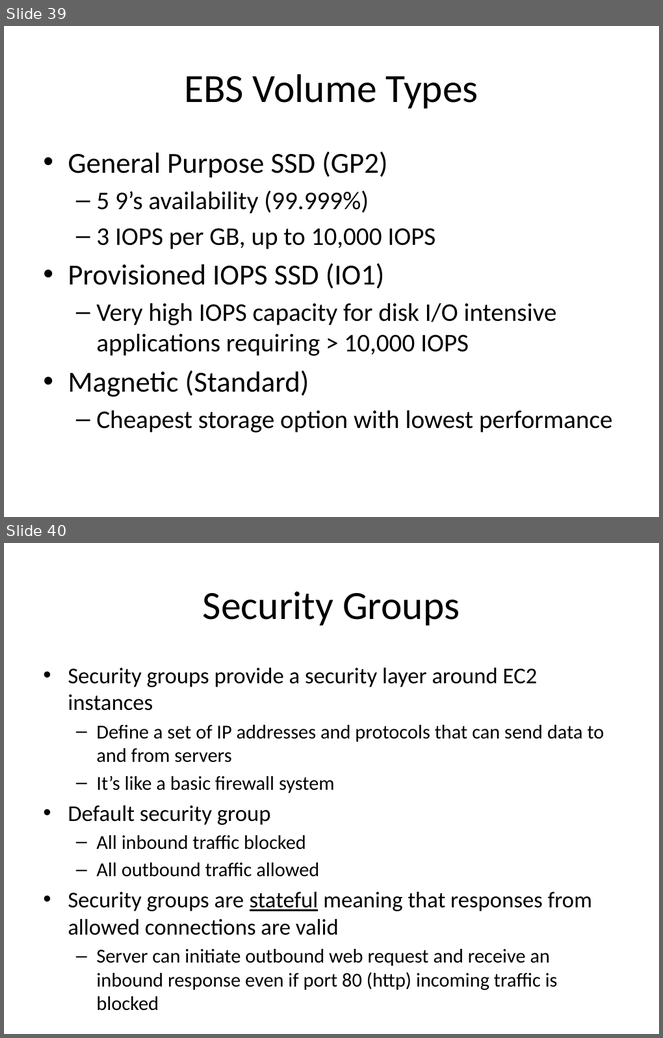
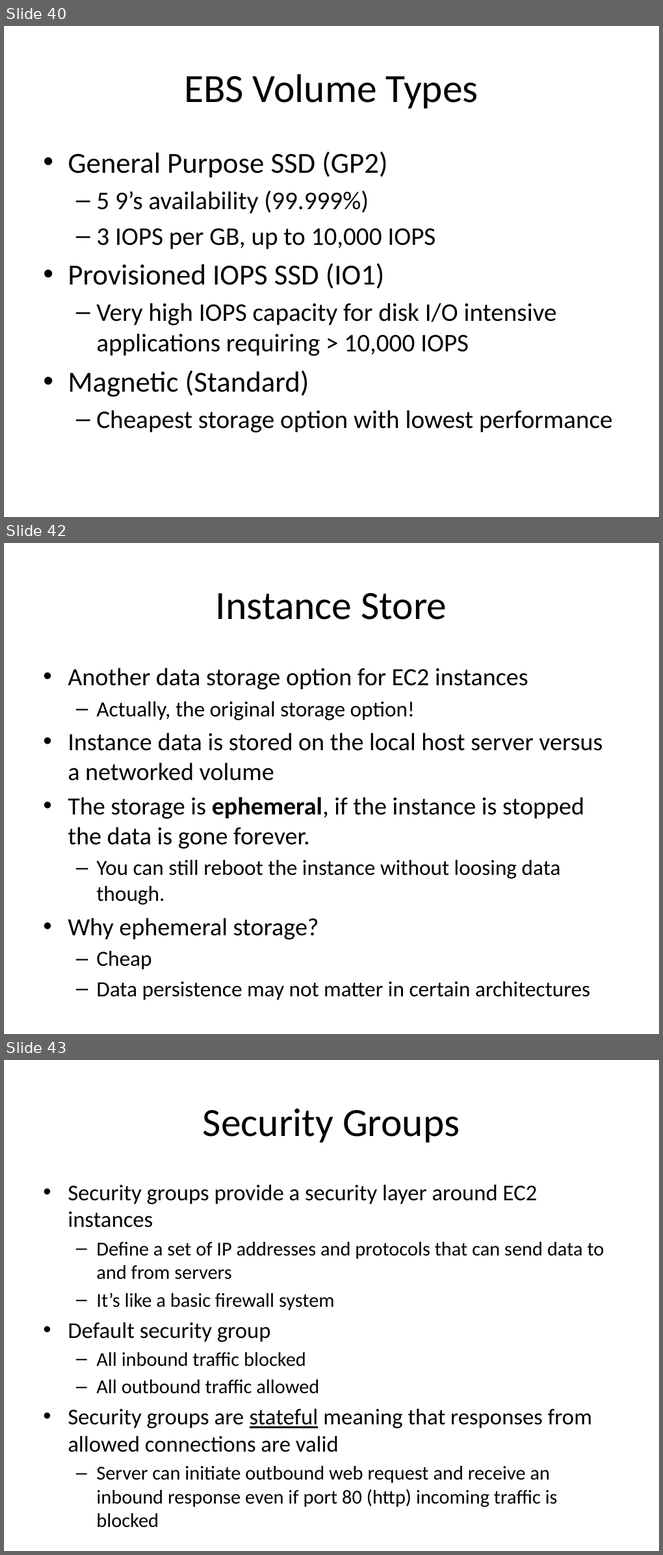
Before and after one commit to jasondbaker/infrastructure-class, a slide deck: infrastructure-week-4.pptx. Shown one above the other, each under a label of ours: slides 39 and 40 before the commit, slides 40, 42 and 43 after it; the slides between them are not shown. The pictures are 663x1038 and 663x1555 pixels, drawn with LibreOffice and Linux fonts; fonts in the diff are those of the drawing. Boxes give left, top, right and bottom in pixels: in the first picture for what was removed or moved away, otherwise in the second. Text is boxed around its words. In the diff, an @@ line names an element or a change of style, - is before the commit and + after.

```diff
--- a/infrastructure-week-4.pptx
+++ b/infrastructure-week-4.pptx
@@ slide 42 added at [4, 543, 659, 1034], background #FFFFFF @@
@@ title added at [216, 593, 447, 620], 44 pt, text #000000 @@
+Instance Store
@@ text added at [68, 668, 603, 1001], 27.2 pt, text #000000 @@
+• Another data storage option for EC2 instances
+  – Actually, the original storage option!
+• Instance data is stored on the local host server versus a networked volume
+• The storage is ephemeral, if the instance is stopped the data is gone forever.
+  – You can still reboot the instance without loosing data though.
+• Why ephemeral storage?
+  – Cheap
+  – Data persistence may not matter in certain architectures
@@ what was slide 39 is now slide 40 @@
@@ what was slide 40 is now slide 43 @@
```
Also in this commit, not shown: 2 slides changed, 3 other slides added, 1 other file.
